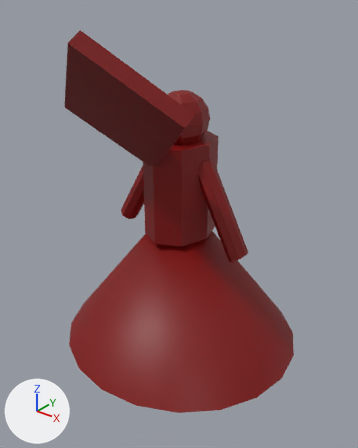
The FBX model Assets/boss.fbx, before and after one commit.
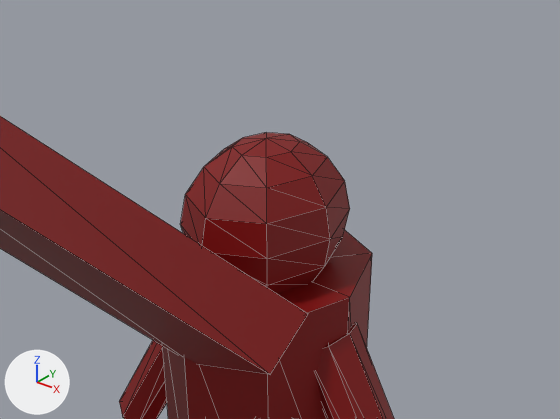
Each version appears first whole from a camera (50 mm lens) standing at (0.2765, -0.3446, 0.1936) and looking at (0.0078, -0.0086, -0.0147), and next in a close-up from a camera (50 mm lens) standing at (0.1409, -0.1658, 0.1918) and looking at (0.0036, 0.0059, 0.0854). Every picture has the same lights, and +X, +Y and +Z are marked at lower left. The last two pictures show the newer version. The close-ups show mesh edges as thin lines. Where no turn or scale is listed for an object, it has been applied to the vertices. Vertices at exactly the same position are counted once.
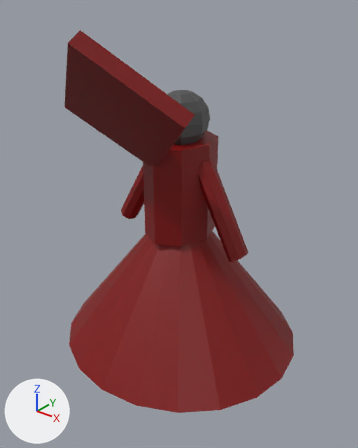
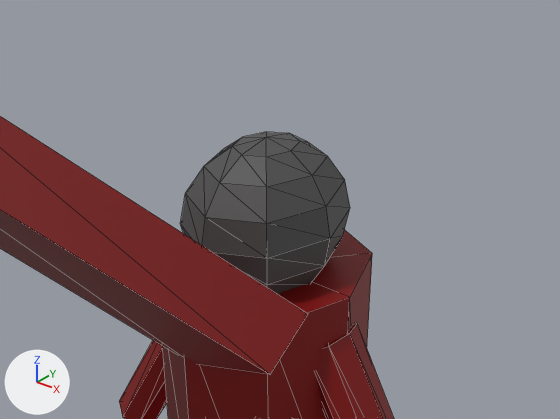
The newer file is also turned or shifted as a whole; pictures and numbers use the older file's frame.

Where the change shows, as pixel boxes (x1, y1, x2, y2) in the close-ups (560 x 419 px; the box of a moved part takes in the faces that stretch with it):
part 1 of me_mesh, moved or reshaped
    both: (181, 209, 350, 294)
part 2 of me_mesh, recoloured (red to dark grey)
    both: (181, 132, 350, 258)

Edits to the bpy script that builds the scene:
```text
Add mat_lambert14:
    mat_lambert14 = principled_material('lambert14')
    mat_lambert14.base_color = (0.0769, 0.0769, 0.0769)  # dark grey #4e4e4e
Change me_mesh:
    used by ob_polysurface42; location = (0.0, 0.0, 0.0235)
    remove me_mesh.from_pydata(...)  # 141 vertices, 258 faces; spans x -0.125..0.125, y -0.123..0.122, z -0.173..0.142
    add me_mesh.from_pydata(...)  # 150 vertices, 258 faces; spans x -0.125..0.125, y -0.123..0.122, z -0.173..0.142
    me_mesh part 1
    9 vertices are removed from x -0.024..0.023, y -0.024..0.033, z 0.049..0.059
    36 faces are deleted
    18 vertices are added at x -0.024..0.023, y -0.024..0.033, z 0.041..0.06
    36 new faces join them, mat_lambert14 (dark grey #4e4e4e)
    me_mesh part 2: 52 faces spanning x -0.022..0.025, y -0.026..0.031, z 0.041..0.086 switch from mat_lambert17 (red #800000) to mat_lambert14 (dark grey #4e4e4e)
```
